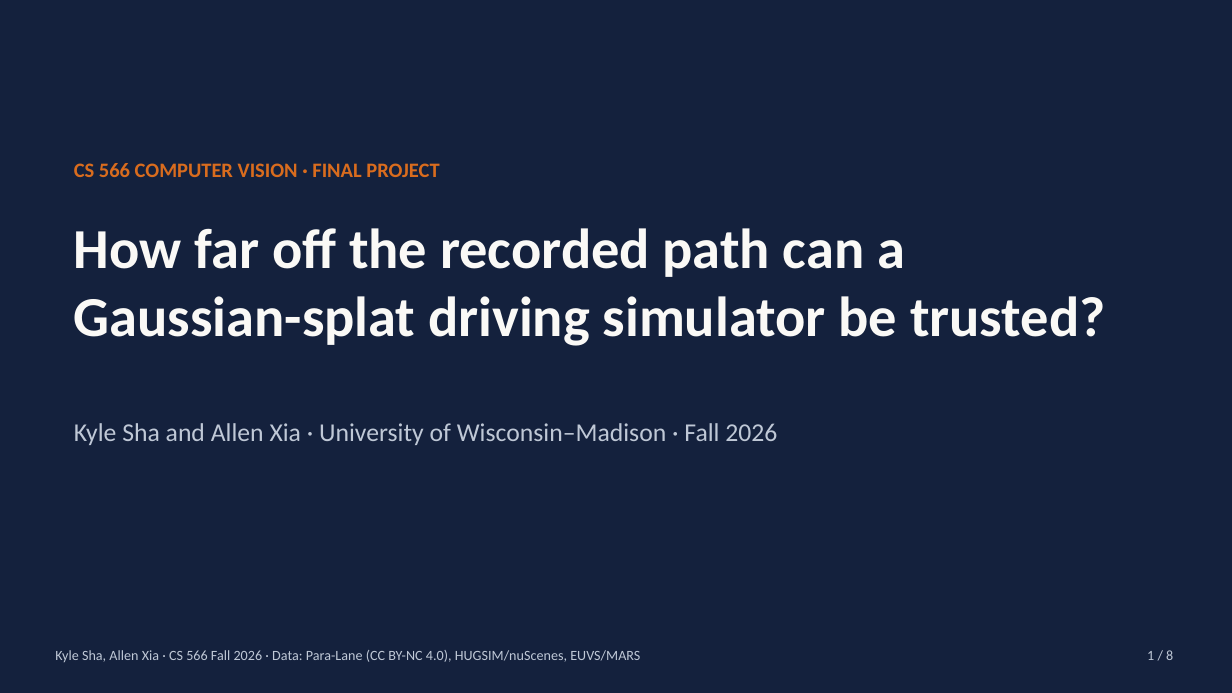
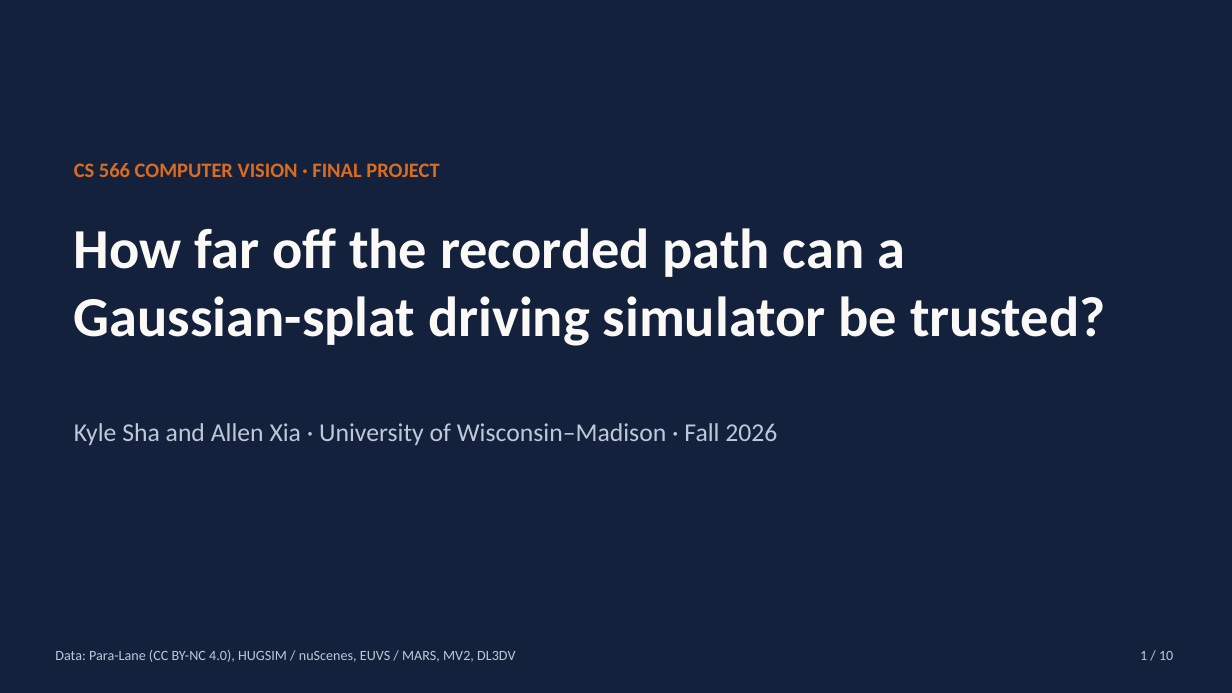
Before and after one commit to ksha23/cs566-drive-sim, a slide deck: slide 1 of docs/cs566_drive_sim_talk.pptx. Drawn at 1232x693 pixels with LibreOffice and Linux fonts; fonts in the diff are those of the drawing. Boxes give left, top, right and bottom in pixels: in the first picture for what was removed or moved away, otherwise in the second. Text is boxed around its words. In the diff, an @@ line names an element or a change of style, - is before the commit and + after.

```diff
--- a/docs/cs566_drive_sim_talk.pptx
+++ b/docs/cs566_drive_sim_talk.pptx
@@ text at box(55, 650, 515, 662): text changed @@
-Kyle Sha, Allen Xia · CS 566 Fall 2026 · Data: Para-Lane (CC BY-NC 4.0), HUGSIM/nuScenes, EUVS/MARS
+Data: Para-Lane (CC BY-NC 4.0), HUGSIM / nuScenes, EUVS / MARS, MV2, DL3DV
@@ text at box(1140, 651, 1173, 660): text changed @@
-1 / 8
+1 / 10
```
Also in this commit, not shown: 7 other slides changed, 2 slides added, 3 other files.
